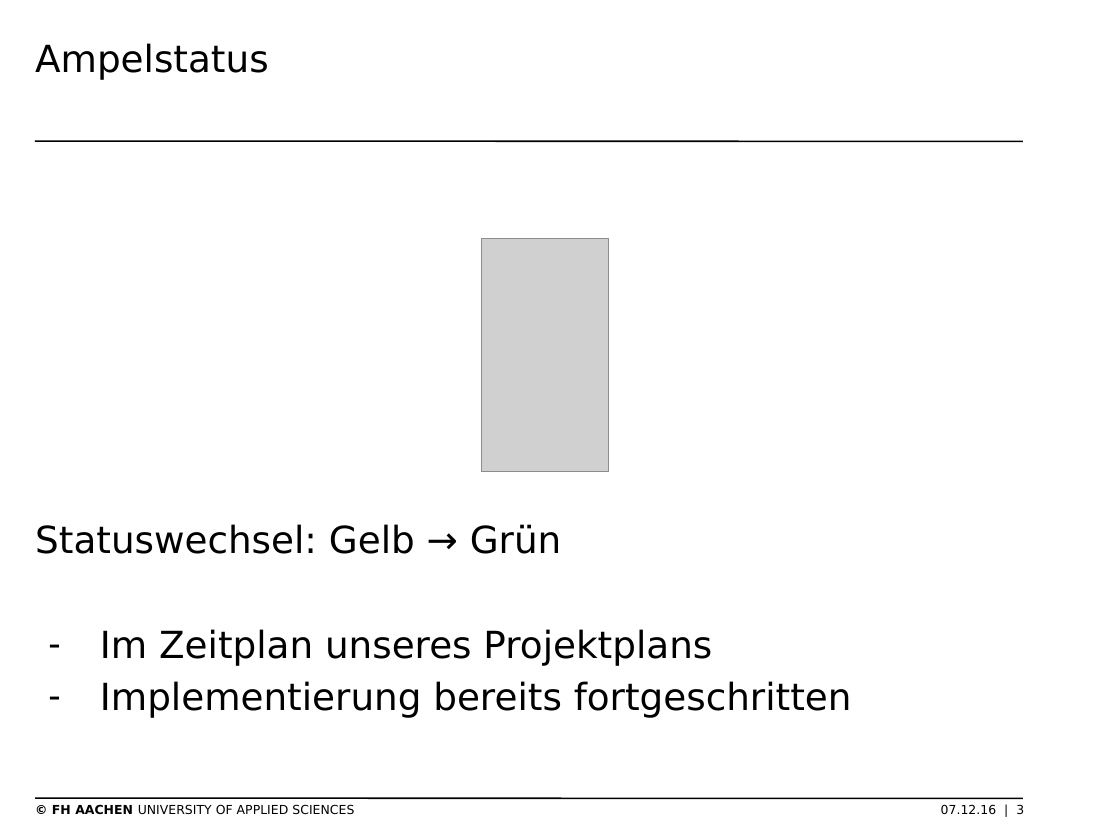
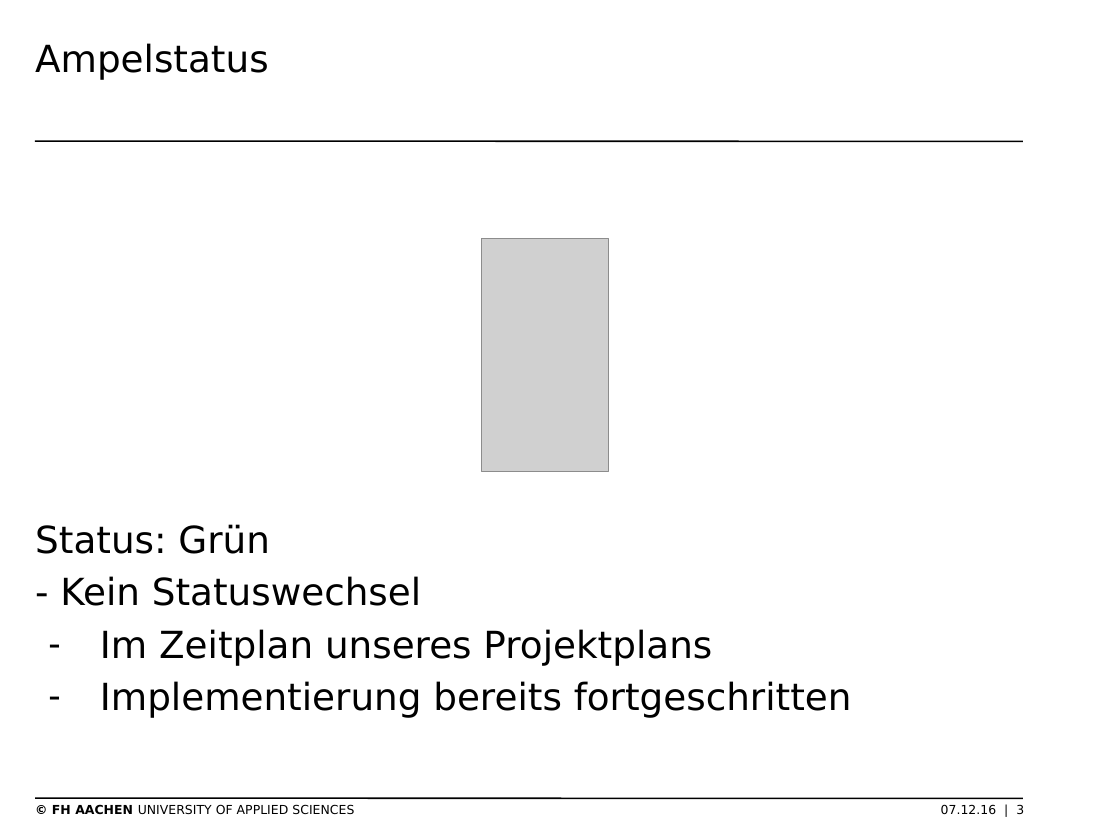
Before and after one commit to thomasgor/swe, a slide deck: slide 3 of Dokumente/Coaching/2016-12-07/2016-12-07 Präsentation Projektmgmt.odp. Drawn at 1120x840 pixels with LibreOffice and Linux fonts; fonts in the diff are those of the drawing; grey boxes stand for pictures; background and template pictures are left out. Boxes give left, top, right and bottom in pixels: in the first picture for what was removed or moved away, otherwise in the second. Text is boxed around its words. In the diff, an @@ line names an element or a change of style, - is before the commit and + after.

```diff
--- a/Dokumente/Coaching/2016-12-07/2016-12-07 Präsentation Projektmgmt.odp
+++ b/Dokumente/Coaching/2016-12-07/2016-12-07 Präsentation Projektmgmt.odp
@@ text at bbox=[35, 524, 421, 606]: text changed @@
-Statuswechsel: Gelb → Grün
+Status: Grün
+- Kein Statuswechsel
```
Also in this commit, not shown: 1 other slide changed, 1 other file.
